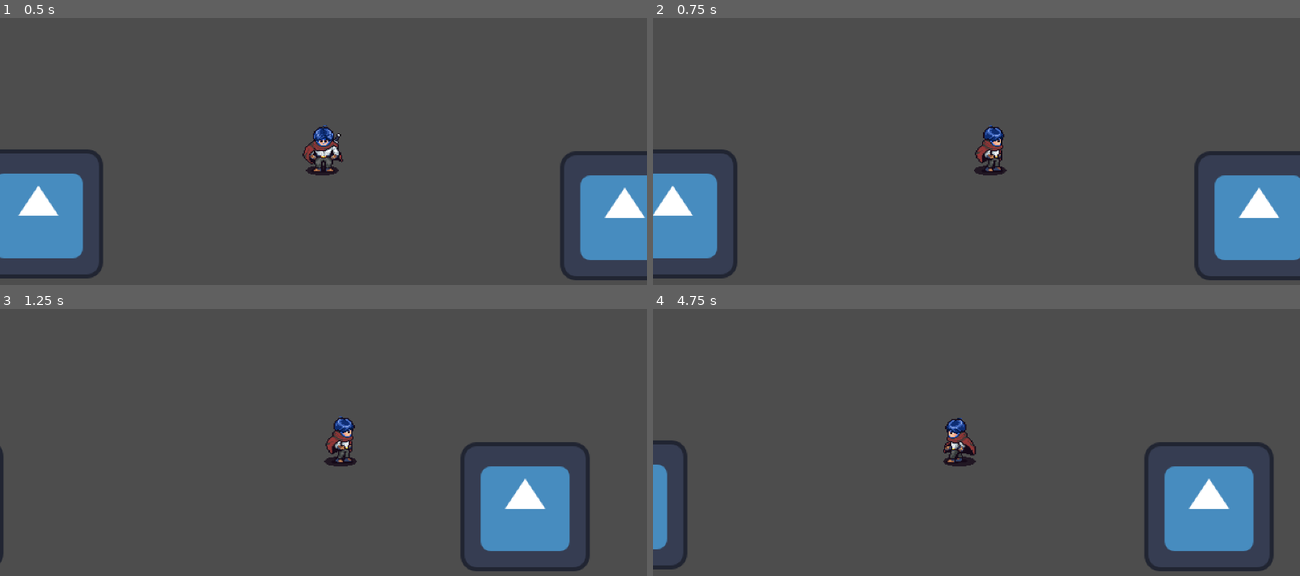
Above: before the commit, frames 1-4 (two rows, left to right).
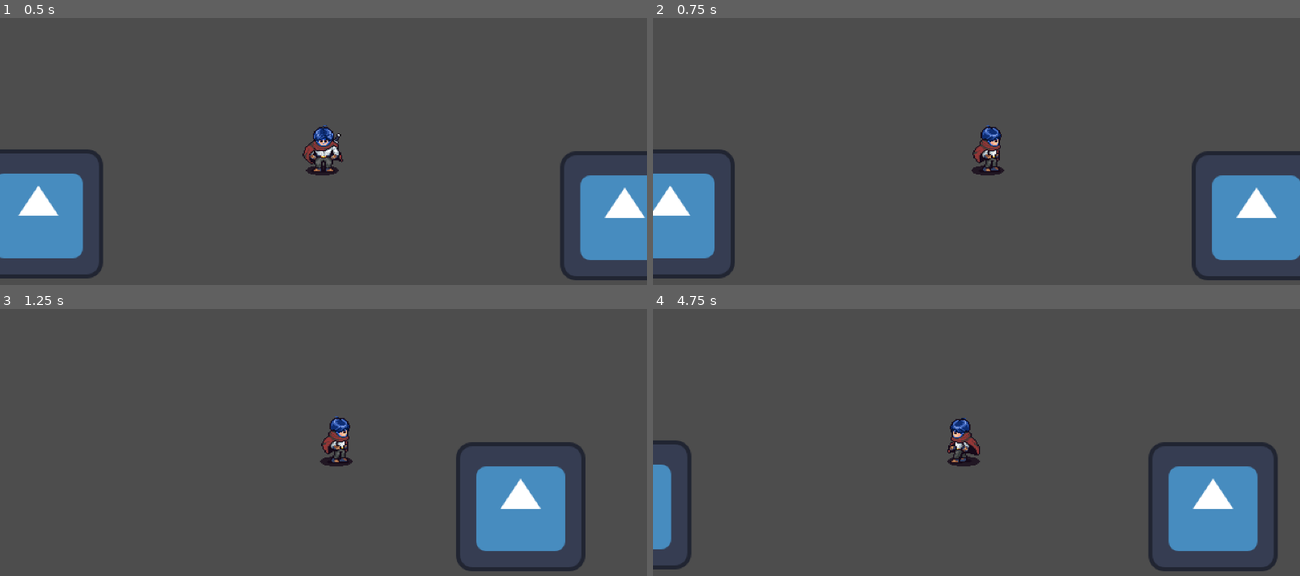
Above: after the commit, the same moments.

Repository: wadahac/crossfade
Game: Godot game, scene res://scenes/main/main.tscn
The game is run twice, just before and just after one commit, with the same random seed, the same clock (stepped at 60 frames per second) and the same inputs. The engine's default icon, where the game draws it, is replaced by a stand-in: a white triangle on a blue panel in a dark square.
Inputs:
- Up to frame 1 (0.5 s): no input
- Up to frame 2 (0.75 s): tap Enter at 0.5 s; hold D (right) from 0.53 s (still down)
- Up to frame 3 (1.25 s): keep holding D (right)
- Up to frame 4 (4.75 s): release D (right) at 1.28 s; hold S (down) 1.28-2.03 s; hold D (right) 2.03-2.78 s; hold W (up) 2.78-3.53 s; hold A (left) from 3.53 s (still down)

Frame 1 is identical in both runs. In frame 2, 1.7% of the frame differs, in the area x 0-100%, y 40-99%; in frame 3, 2.6%; in frame 4, 2.9%, in the area x 0-97%, y 40-99%.

Commit message:
comments for no reason XD
idk vro go check out for urself

Diff:
--- a/scenes/player/code/player.gd
+++ b/scenes/player/code/player.gd
@@ -4,6 +4,7 @@
 @onready var animated_sprite: AnimatedSprite2D = $AnimatedSprite2D
 
 # Animation names
+#y use animation names when u cn just use as2d
 const ANIM_IDLE_SOUTH = "idle_south"
 const ANIM_IDLE_EAST = "idle_east"
 const ANIM_IDLE_NORTH = "idle_north"
@@ -11,15 +12,18 @@
 const ANIM_WALK_EAST = "walk_east"
 const ANIM_WALK_NORTH = "walk_north"
 
+
+#ts very important
 enum PlayerState {
 	IDLE = 0,
 	WALKING = 1,
 }
 
+
 var direction: Vector2
-var last_direction: Vector2 = Vector2.DOWN  # Store last non-zero direction for idle animation
+var last_direction: Vector2 = Vector2.DOWN # Store last non-zero direction for idle animation
 var current_player_state: PlayerState
-var speed = 100
+var speed : int = 100
 const SPEED_MULTIPLIER = 100  # Adjust this to control how fast the character moves
 
 func get_cardinal_direction(input_vector: Vector2) -> Vector2:
@@ -58,8 +62,9 @@
 	animated_sprite.play(ANIM_IDLE_SOUTH)
 
 func _physics_process(delta: float) -> void:
-	# Get cardinal input (no diagonal movement)
+	# Get cardinal input (no diagonal movement)🥀
 	direction = get_cardinal_input()
+	"""#ihatecardinalmovement #justicefor8directionalmovement"""
 
 	# Store last direction for idle animation
 	if direction != Vector2.ZERO:
@@ -77,9 +82,11 @@
 	_update_animation(current_player_state, get_cardinal_direction(anim_direction))
 
 
+@warning_ignore("shadowed_variable")
 func _update_animation(state: PlayerState, direction: Vector2) -> void:
 	"""Update sprite animation based on state and direction."""
 	var animation_name: String
+	"""i personally like this ;] -- wadahac"""
 	var should_flip: bool = false
 
 	match state:
--- a/scenes/player/player.tscn
+++ b/scenes/player/player.tscn
@@ -229,4 +229,4 @@
 [node name="Camera2D" type="Camera2D" parent="." unique_id=533662530]
 zoom = Vector2(2, 2)
 position_smoothing_enabled = true
-position_smoothing_speed = 8.0
+position_smoothing_speed = 10.0
